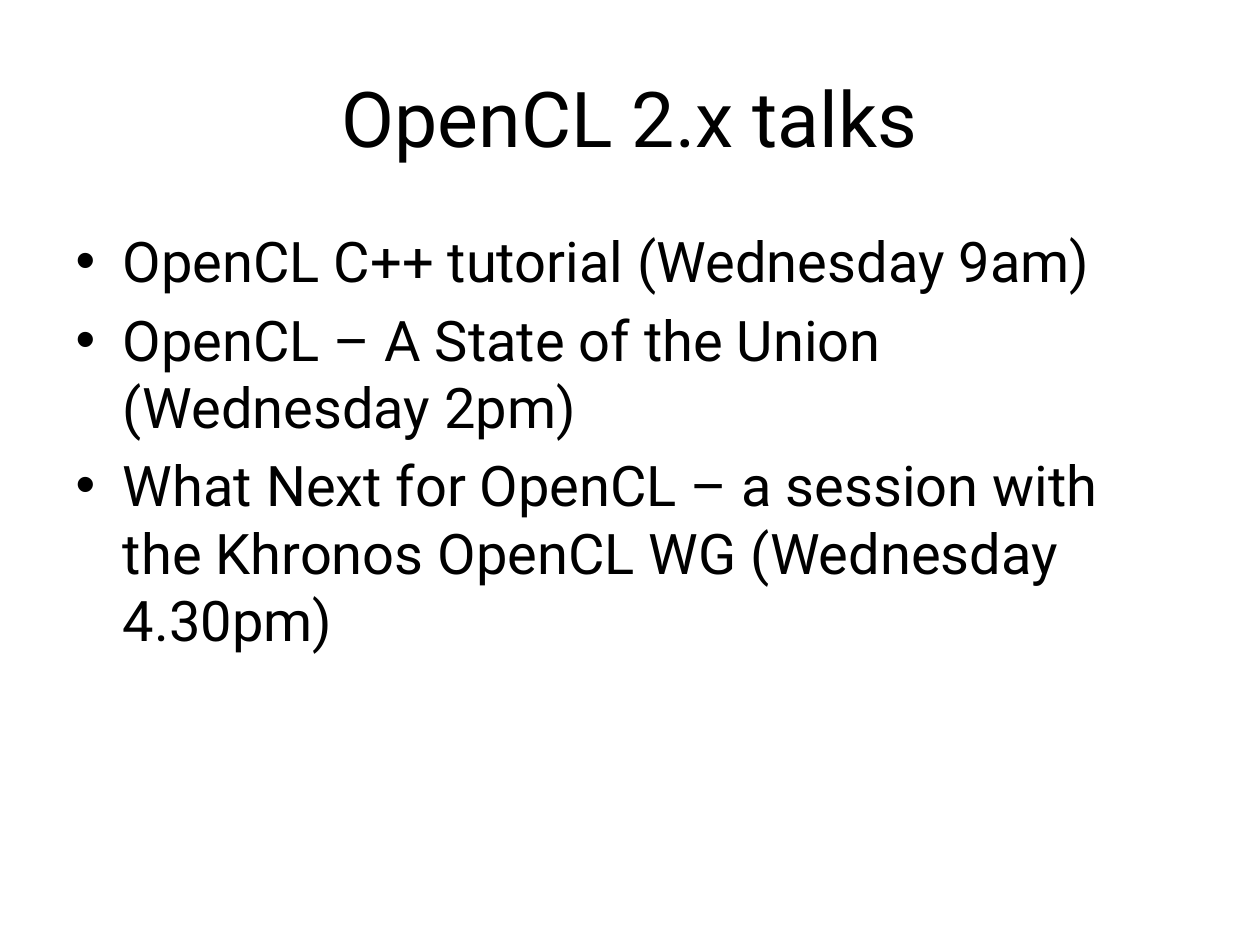
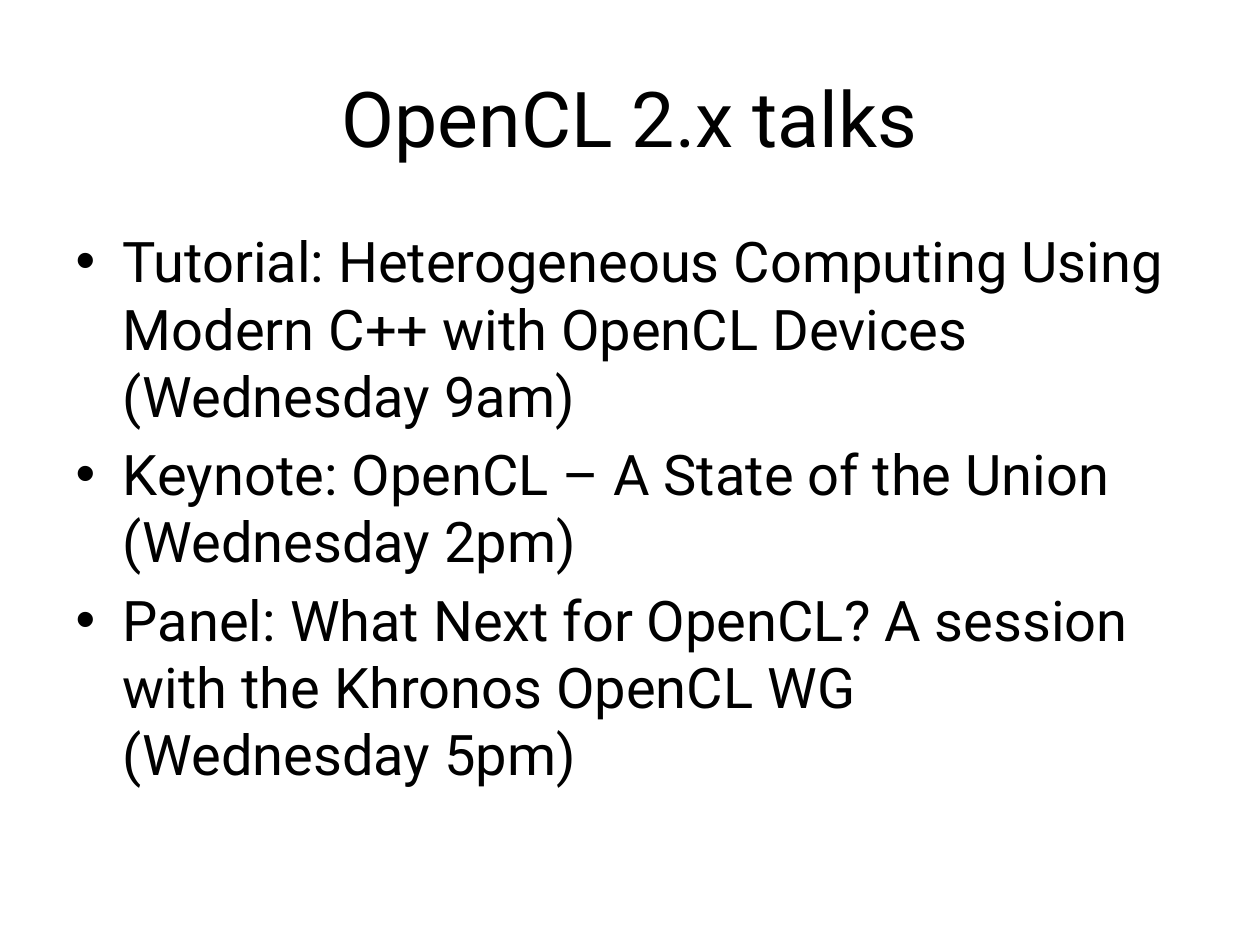
Before and after one commit to UoB-HPC/opencl-training-code, a slide deck: slide 4 of slides/advanced_outro.pptx. Drawn at 1260x945 pixels with LibreOffice and Linux fonts; fonts in the diff are those of the drawing. Boxes give left, top, right and bottom in pixels: in the first picture for what was removed or moved away, otherwise in the second. Text is boxed around its words. In the diff, an @@ line names an element or a change of style, - is before the commit and + after.

```diff
--- a/slides/advanced_outro.pptx
+++ b/slides/advanced_outro.pptx
@@ text at (123, 240, 1163, 788): text changed @@
-• OpenCL C++ tutorial (Wednesday 9am)
-• OpenCL – A State of the Union (Wednesday 2pm)
-• What Next for OpenCL – a session with the Khronos OpenCL WG (Wednesday 4.30pm)
+• Tutorial: Heterogeneous Computing Using Modern C++ with OpenCL Devices (Wednesday 9am)
+• Keynote: OpenCL – A State of the Union (Wednesday 2pm)
+• Panel: What Next for OpenCL? A session with the Khronos OpenCL WG
+  (Wednesday 5pm)
```
Also in this commit, not shown: 3 other slides changed, 2 slides added.
